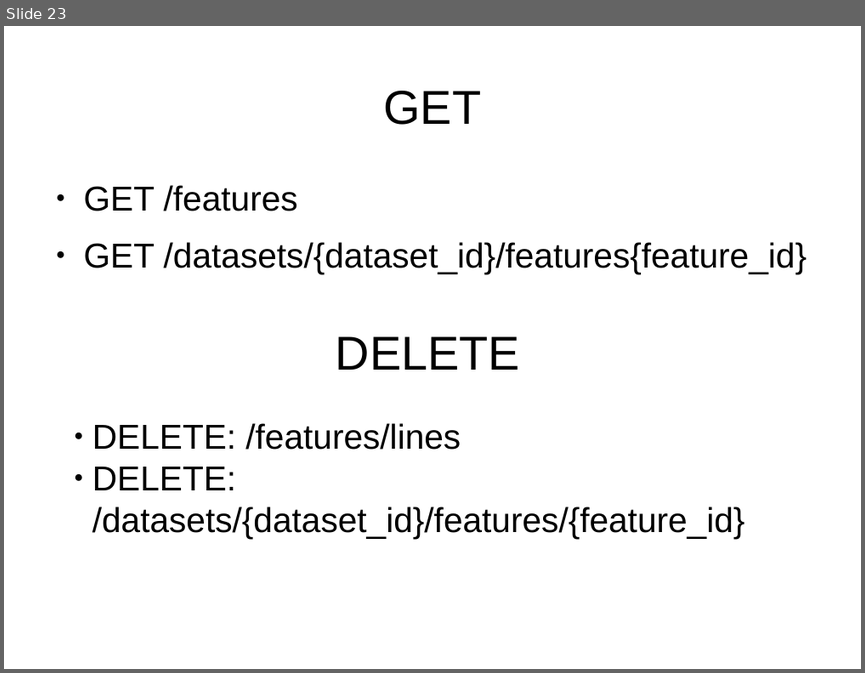
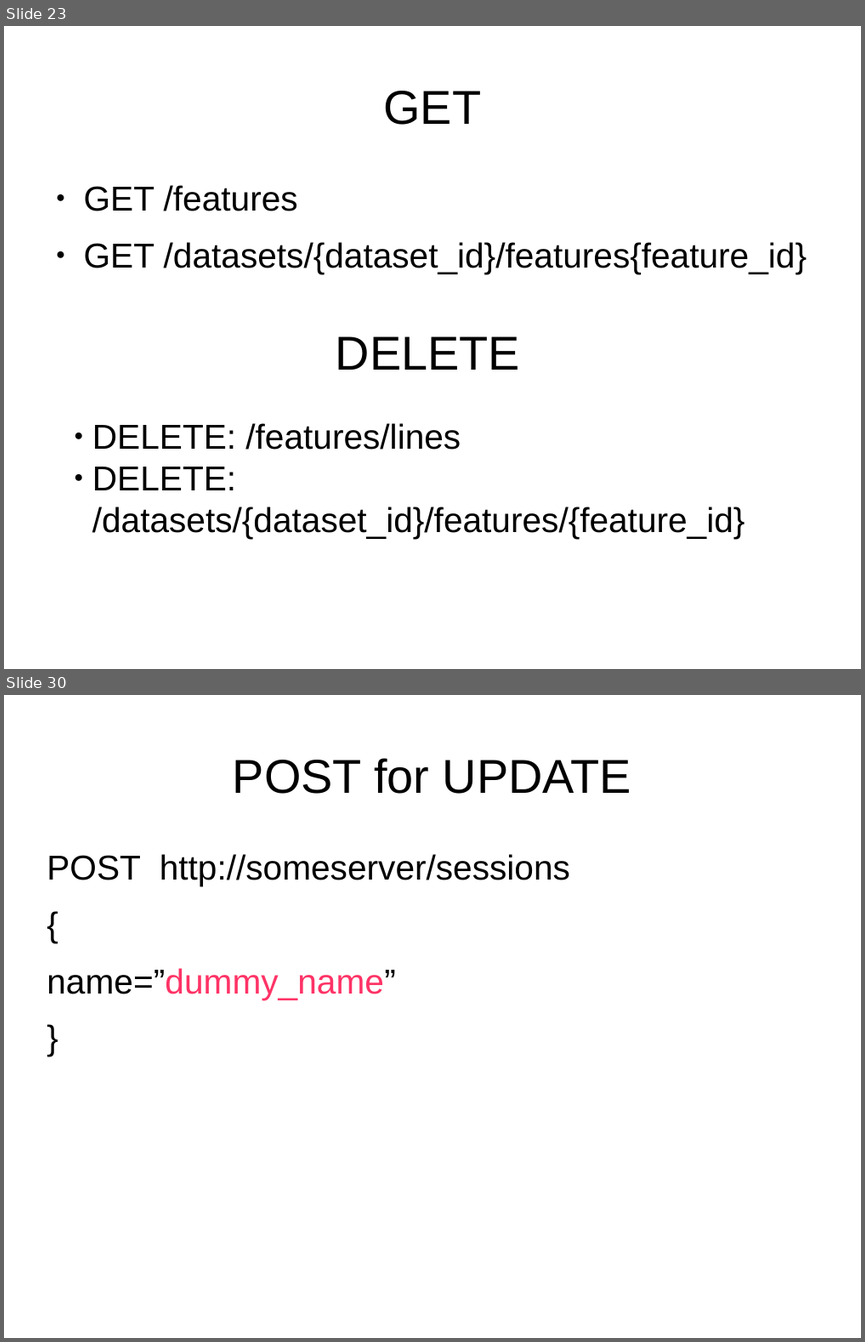
Before and after one commit to netzu/rest-presentation, a slide deck: RestfulFundaments.odp. Shown one above the other, each under a label of ours: slide 23 before the commit, slides 23 and 30 after it; the slides between them are not shown. The pictures are 865x673 and 865x1342 pixels, drawn with LibreOffice and Linux fonts; fonts in the diff are those of the drawing. Boxes give left, top, right and bottom in pixels: in the first picture for what was removed or moved away, otherwise in the second. Text is boxed around its words. In the diff, an @@ line names an element or a change of style, - is before the commit and + after.

Commit message:
More slides added Finished slides about URL and HTTP methods Added some remarks in the mindmaps, Roy Fielding picture added in the imagery repository

```diff
--- a/RestfulFundaments.odp
+++ b/RestfulFundaments.odp
@@ slide 30 added at [4,695,861,1338], background #FFFFFF @@
@@ title added at [233,758,631,794], 44 pt, text #000000 @@
+POST for UPDATE
@@ text added at [46,854,570,999], 32 pt, text #000000 @@
+POST http://someserver/sessions
+{
+name=”dummy_name”
+}
```
Also in this commit, not shown: 8 slides changed, 8 other slides added, 1 slide removed, 2 other files.
